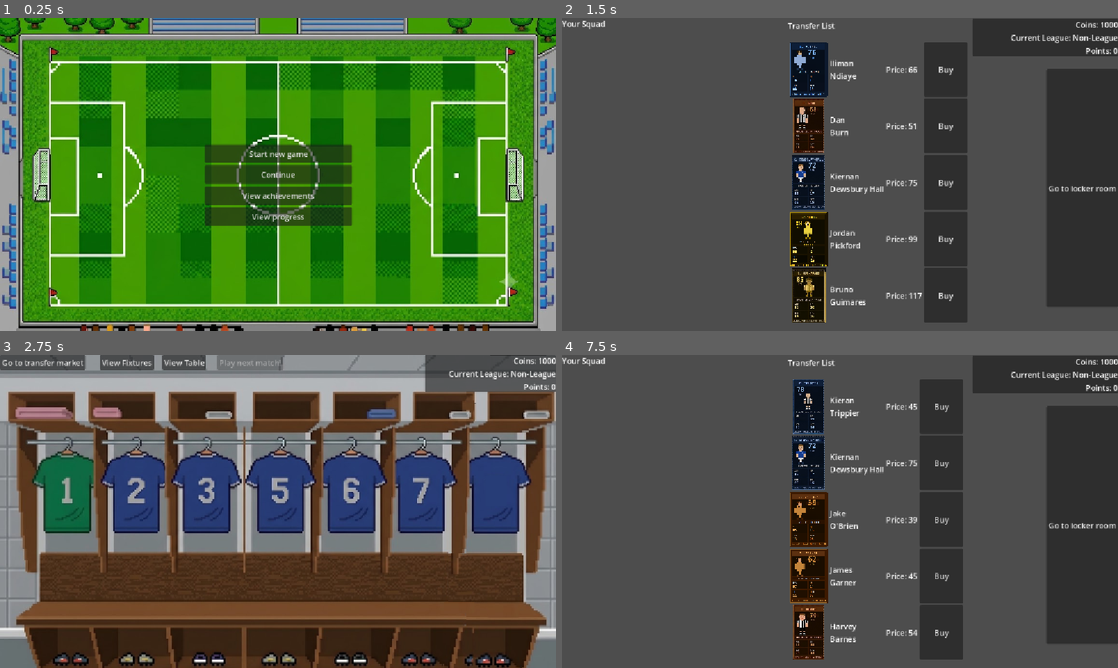
Above: before the commit, frames 1-4 (two rows, left to right).
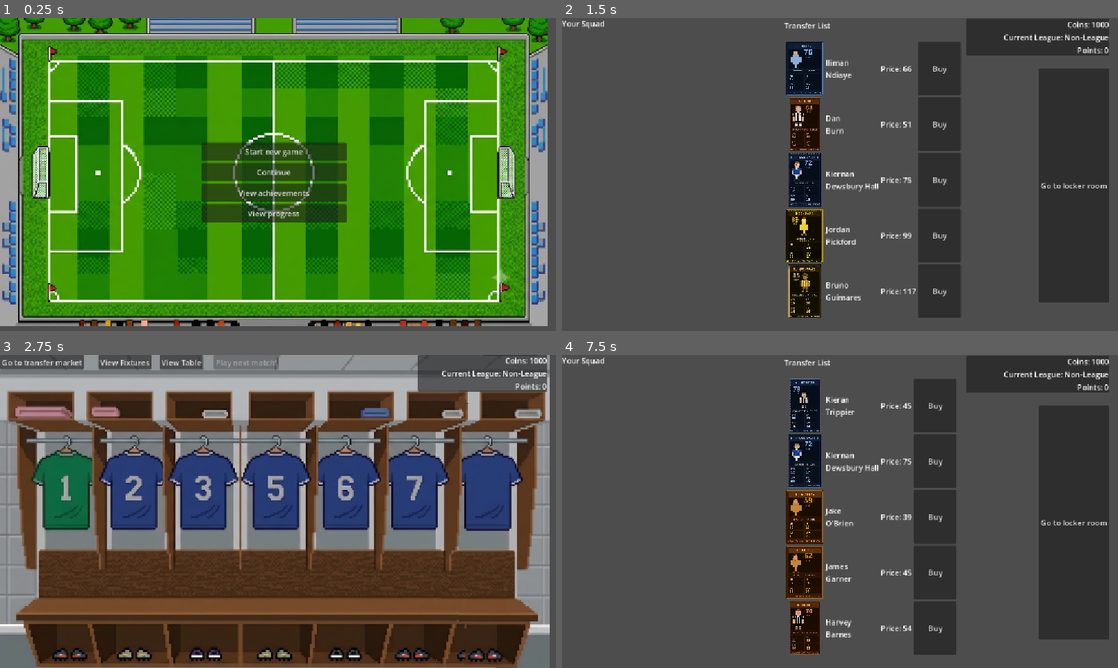
Above: after the commit, the same moments.

Repository: pauleverton/card-collection-test
Game: Godot game, scene res://menu.tscn
The game is run twice, just before and just after one commit, with the same random seed, the same clock (stepped at 60 frames per second) and the same inputs.
Inputs:
- Up to frame 1 (0.25 s): no input
- Up to frame 2 (1.5 s): click "Start new game" at 0.5 s; click "Go to transfer market" at 1.25 s
- Up to frame 3 (2.75 s): click "Go to locker room" at 2 s
- Up to frame 4 (7.5 s): click "Go to transfer market" at 2.75 s; click "Go to locker room" at 3.5 s; click "View Fixtures" at 4.25 s; click "View Table" at 5 s; click "View Fixtures" at 5.75 s; click "View Table" at 6.5 s; click "Go to transfer market" at 7.25 s

The runs differ from the first frame. In frame 1, 34% of the frame differs, in the area x 0-100%, y 0-100%; in frame 2, 10%; in frame 3, 32%; in frame 4, 11%.

Commit message:
Updated match attempt

Diff:
--- a/Match/match_attempt.gd
+++ b/Match/match_attempt.gd
@@ -22,21 +22,21 @@
 const DEBUG_MODE := true
 
 @onready var match_logic: MatchLogic = $MatchLogic
-@onready var round_label: Label = $VBoxContainer/TopBar/RoundLabel
-@onready var score_label: Label = $VBoxContainer/TopBar/ScoreLabel
-@onready var result_label: Label = $VBoxContainer/ResultLabel
+@onready var round_label: Label = $TopBar/RoundLabel
+@onready var score_label: Label = $TopBar/ScoreLabel
+@onready var result_label: Label = $ResultLabel
 
 @onready var player_slots: Array[BattleCardSlot] = [
-	$VBoxContainer/Arena/PlayerColumn/PlayerSlot1,
-	$VBoxContainer/Arena/PlayerColumn/PlayerSlot2,
-	$VBoxContainer/Arena/PlayerColumn/PlayerSlot3
+	$PlayerSlot1,
+	$PlayerSlot2,
+	$PlayerSlot3
 ]
 @onready var opponent_slots: Array[BattleCardSlot] = [
-	$VBoxContainer/Arena/OpponentColumn/OpponentSlot1,
-	$VBoxContainer/Arena/OpponentColumn/OpponentSlot2,
-	$VBoxContainer/Arena/OpponentColumn/OpponentSlot3
+	$OpponentSlot1,
+	$OpponentSlot2,
+	$OpponentSlot3
 ]
-@onready var consumable_slot: ConsumableSlot = $VBoxContainer/ConsumableRow/ConsumableSlot
+@onready var consumable_slot: ConsumableSlot = $ConsumableRow/ConsumableSlot
 
 # Matchup panel. Node names are historical (AttackerColumn/DefenderColumn
 # from an earlier layout) but are now used as fixed HOME (you) / AWAY
--- a/Match/matchattempt.tscn
+++ b/Match/matchattempt.tscn
@@ -3,6 +3,8 @@
 [ext_resource type="Texture2D" uid="uid://cpjk38edhrfh2" path="res://data/background.jpg" id="1_qpqsg"]
 [ext_resource type="Script" uid="uid://dj6dwkak3wb6p" path="res://Match/match_attempt.gd" id="1_yjup1"]
 [ext_resource type="Script" uid="uid://bfoqewsgcb1a7" path="res://Match/card_slot.gd" id="2_bg1ev"]
+[ext_resource type="Script" uid="uid://bdl0nyner1afx" path="res://Match/match_logic.gd" id="2_yjup1"]
+[ext_resource type="Script" uid="uid://cj7tsbo24pwr5" path="res://data/consumable_slot.gd" id="5_xfwop"]
 
 [node name="Match" type="Control" unique_id=1313111324]
 layout_mode = 3
@@ -12,6 +14,7 @@
 script = ExtResource("1_yjup1")
 
 [node name="MatchLogic" type="Node" parent="." unique_id=2058562356]
+script = ExtResource("2_yjup1")
 
 [node name="TextureRect" type="TextureRect" parent="." unique_id=1522997756]
 layout_mode = 0
@@ -122,3 +125,27 @@
 offset_bottom = 395.0
 script = ExtResource("2_bg1ev")
 metadata/_custom_type_script = "uid://bfoqewsgcb1a7"
+
+[node name="ConsumableRow" type="HBoxContainer" parent="." unique_id=1116703774]
+layout_mode = 0
+offset_left = 212.0
+offset_top = 542.0
+offset_right = 568.0
+offset_bottom = 592.0
+
+[node name="ConsumableSlot" type="PanelContainer" parent="ConsumableRow" unique_id=2040044976]
+layout_mode = 2
+script = ExtResource("5_xfwop")
+metadata/_custom_type_script = "uid://cj7tsbo24pwr5"
+
+[node name="MarginContainer" type="MarginContainer" parent="ConsumableRow/ConsumableSlot" unique_id=999613700]
+layout_mode = 2
+
+[node name="Vbox" type="VBoxContainer" parent="ConsumableRow/ConsumableSlot/MarginContainer" unique_id=1010595654]
+layout_mode = 2
+
+[node name="NameLabel" type="Label" parent="ConsumableRow/ConsumableSlot/MarginContainer/Vbox" unique_id=891459674]
+layout_mode = 2
+
+[node name="UsesLabel" type="Label" parent="ConsumableRow/ConsumableSlot/MarginContainer/Vbox" unique_id=1570792838]
+layout_mode = 2
--- a/project.godot
+++ b/project.godot
@@ -25,8 +25,12 @@
 
 [display]
 
+window/size/viewport_width=1920
+window/size/viewport_height=1080
+window/size/initial_position_type=0
 window/stretch/mode="canvas_items"
 window/stretch/aspect="expand"
+window/stretch/scale=1.6400000000000001
 
 [physics]
 
